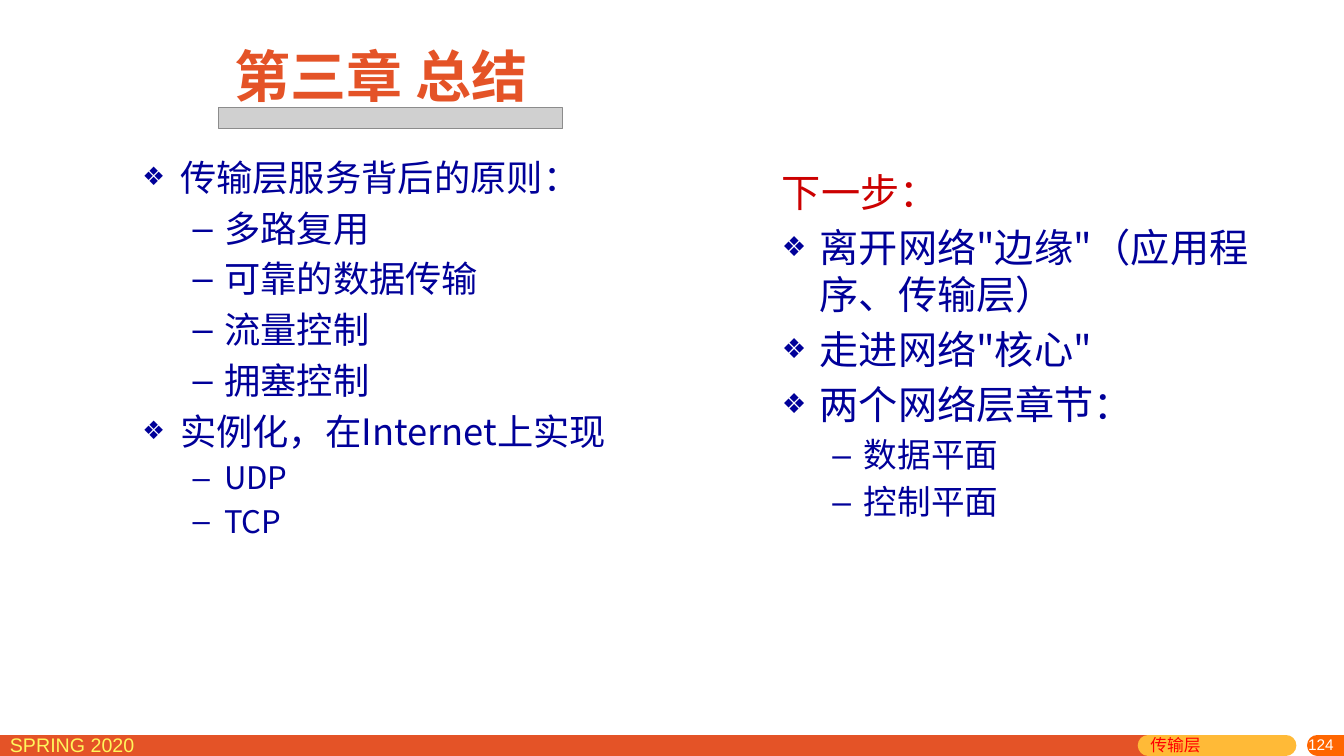
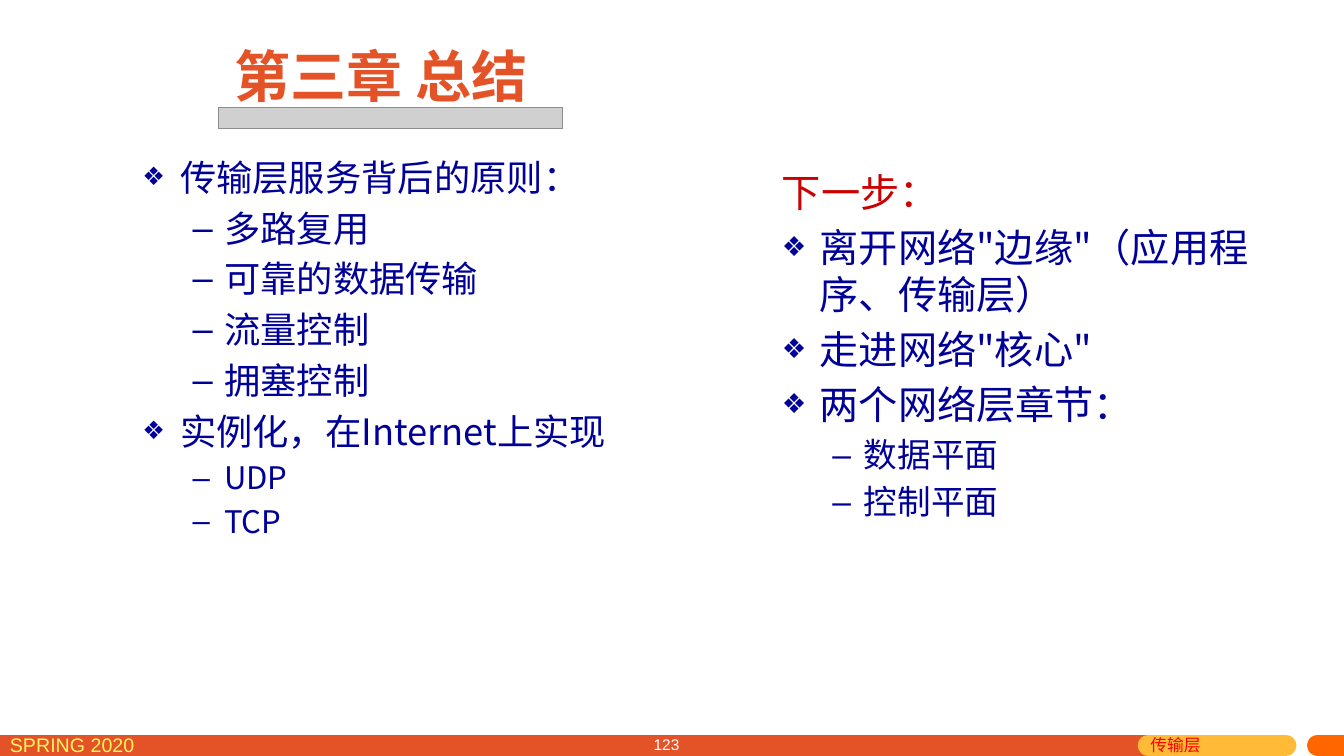
Before and after one commit to network-distributed/presentations, a slide deck: slide 123 of chapter3_cn.pptx (slide 124 before the commit). Drawn at 1344x756 pixels with LibreOffice and Linux fonts; fonts in the diff are those of the drawing; grey boxes stand for pictures. Boxes give left, top, right and bottom in pixels: in the first picture for what was removed or moved away, otherwise in the second. Text is boxed around its words. In the diff, an @@ line names an element or a change of style, - is before the commit and + after.

```diff
--- a/chapter3_cn.pptx
+++ b/chapter3_cn.pptx
@@ page number added at box(654, 739, 680, 750), 11 pt, text #FFFFFF @@
+123
@@ page number removed at box(1308, 737, 1334, 753) @@
-124
```
Also in this commit, not shown: 123 other slides changed, 1 slide removed, 1 other file.
